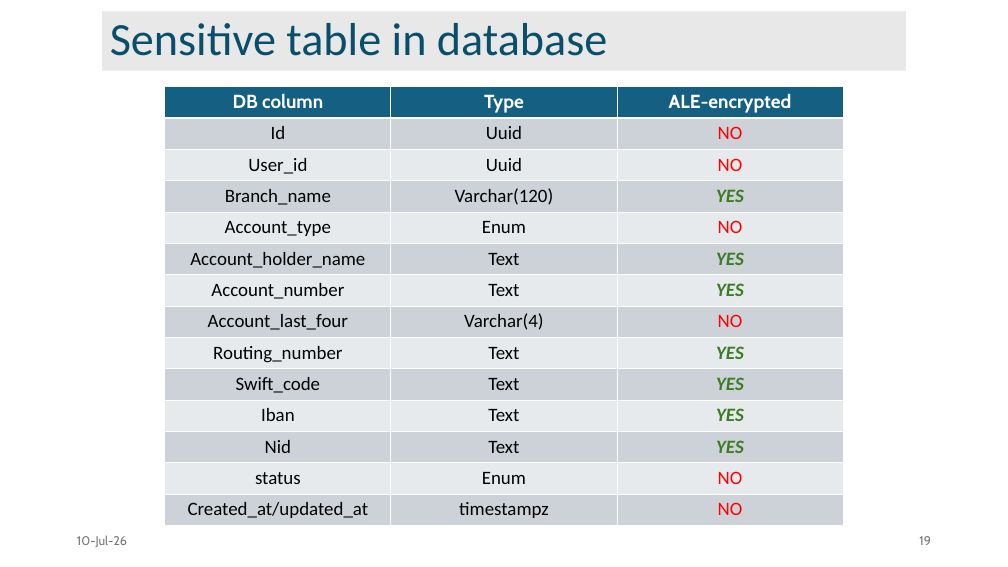
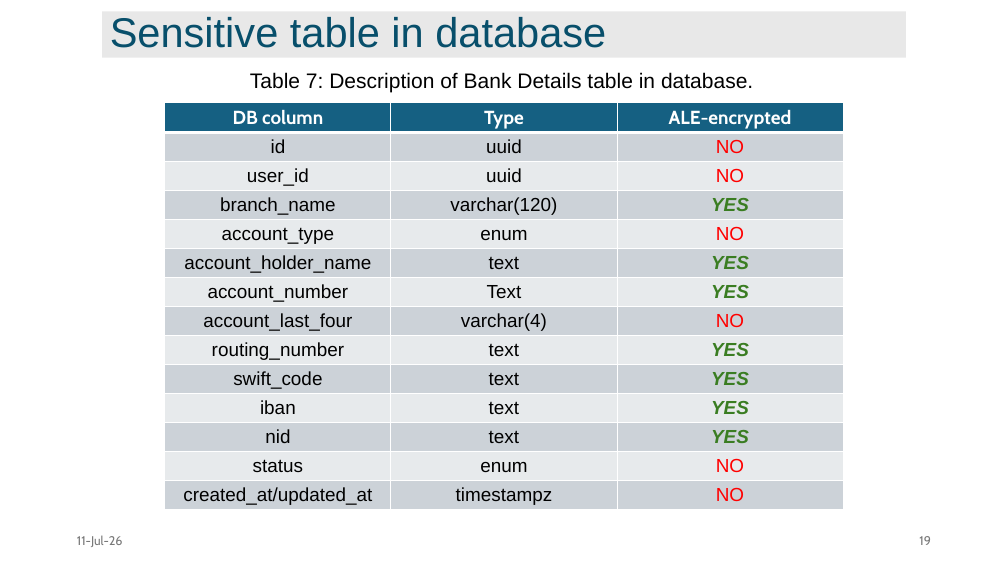
Before and after one commit to faiyaz103/adaptive-data-access-framework, a slide deck: slide 19 of report/main/2007103.pptx. Drawn at 1008x567 pixels with LibreOffice and Linux fonts; fonts in the diff are those of the drawing. Boxes give left, top, right and bottom in pixels: in the first picture for what was removed or moved away, otherwise in the second. Text is boxed around its words. In the diff, an @@ line names an element or a change of style, - is before the commit and + after.

Commit message:
changes made

```diff
--- a/report/main/2007103.pptx
+++ b/report/main/2007103.pptx
@@ title "Sensitive table in database": place and size @@
-title "Sensitive table in database" at [102, 11, 906, 70]
+title "Sensitive table in database" at [102, 11, 906, 57]
@@ title "Sensitive table in database" at [102, 11, 906, 57]: size 44 to 39.6 pt, font Calibri to Arial @@
@@ text added at [250, 72, 753, 92], 20 pt, text #000000 @@
+Table 7: Description of Bank Details table in database.
@@ table at [165, 102, 843, 526] @@
-row 2, column 1: Id
+row 2, column 1: id
-row 2, column 2: Uuid
+row 2, column 2: uuid
-row 3, column 1: User_id
+row 3, column 1: user_id
-row 3, column 2: Uuid
+row 3, column 2: uuid
-row 4, column 1: Branch_name
+row 4, column 1: branch_name
-row 4, column 2: Varchar(120)
+row 4, column 2: varchar(120)
-row 5, column 1: Account_type
+row 5, column 1: account_type
-row 5, column 2: Enum
+row 5, column 2: enum
-row 6, column 1: Account_holder_name
+row 6, column 1: account_holder_name
-row 6, column 2: Text
+row 6, column 2: text
-row 7, column 1: Account_number
+row 7, column 1: account_number
-row 8, column 1: Account_last_four
+row 8, column 1: account_last_four
-row 8, column 2: Varchar(4)
+row 8, column 2: varchar(4)
-row 9, column 1: Routing_number
+row 9, column 1: routing_number
-row 9, column 2: Text
+row 9, column 2: text
-row 10, column 1: Swift_code
+row 10, column 1: swift_code
-row 10, column 2: Text
+row 10, column 2: text
-row 11, column 1: Iban
+row 11, column 1: iban
-row 11, column 2: Text
+row 11, column 2: text
-row 12, column 1: Nid
+row 12, column 1: nid
-row 12, column 2: Text
+row 12, column 2: text
-row 13, column 2: Enum
+row 13, column 2: enum
-row 14, column 1: Created_at/updated_at
+row 14, column 1: created_at/updated_at
@@ font Calibri to Arial in "NO", "NO", "YES", "NO" and 12 more places @@
@@ table: place and size @@
-table at [165, 87, 843, 526]
+table at [165, 102, 843, 526]
@@ text at [77, 535, 123, 547]: text changed @@
-10-Jul-26
+11-Jul-26
```
Also in this commit, not shown: 32 other slides changed, 1 slide added, 2 slides removed.
